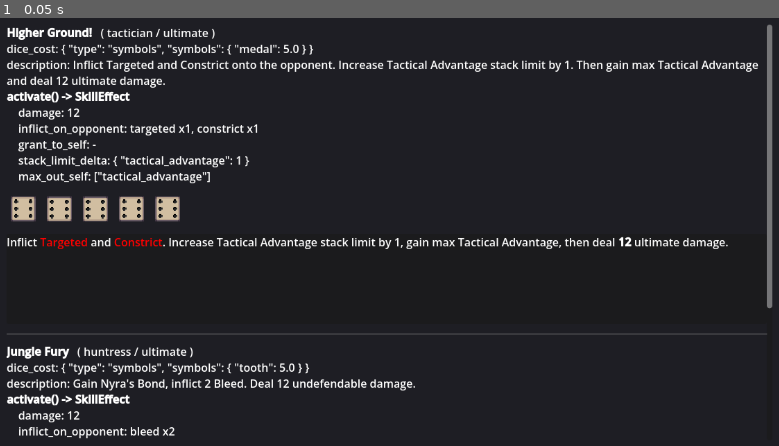
Above: before the commit, frame 1.
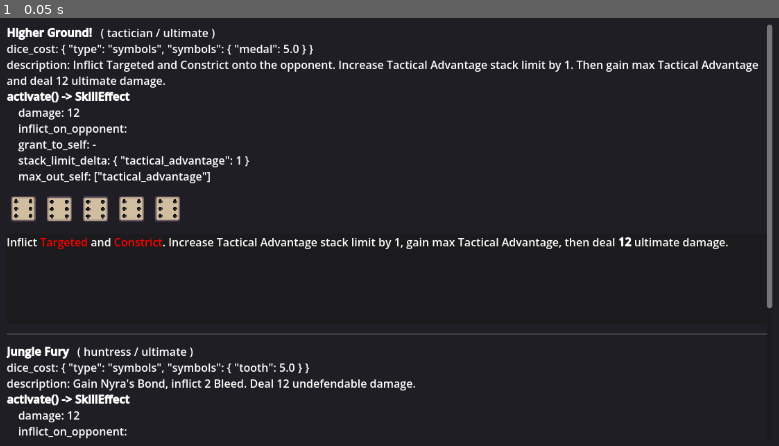
Above: after the commit, the same moment.

Repository: DucPham1512/SummerGame
Game: Godot game, scene res://test/skill_test.tscn
The game is run twice, just before and just after one commit, with the same random seed, the same clock (stepped at 60 frames per second) and the same inputs. This scene is started directly instead of the project's main scene.
Inputs:
- Up to frame 1 (0.05 s): no input

The runs differ from the first frame. In frame 1, 0.2% of the frame differs, in the area x 16-33%, y 24-98%.
Error after the commit: Invalid access to property or key 'status_id' on a base object of type 'RefCounted (StatusEffect)'. (res://test/skill_test.gd:69)

Commit message:
Rename event handler from CardContext to BoardContext

Diff:
--- a/scenes/match/components/cards/card_context.gd
+++ b/scenes/match/board_context.gd
@@ -1,17 +1,20 @@
-class_name CardContext
+class_name BoardContext
 extends RefCounted
 
-# Placeholder for the game's "rules API": the authoritative board verbs a card's
-# resolve() composes. The real implementation lands with the Board / battle-phase
-# system; card_test uses a mock that overrides these to log calls.
+# Placeholder for the game's "rules API": the authoritative board verbs that
+# cards' resolve(), status effects' spend()/phase hooks, and the SkillEffect
+# resolver all compose. The real implementation lands with the Board /
+# battle-phase system; the test scenes use mocks that override these to log
+# calls.
 #
-# Scoped to a single card play — it knows the caster. Verbs default to the caster
-# unless a target is given. All mutation, RNG (roll_die) and networked choices
-# (choose_*) funnel through here so resolution stays authoritative and
-# deterministic. Each verb warns until the real Board implements it, so an
-# unimplemented verb is loud rather than silent.
+# Scoped to a single resolution — it knows the caster (the player whose card /
+# skill / status is resolving). Verbs default to the caster unless a target is
+# given. All mutation, RNG (roll_die) and networked choices (choose_*) funnel
+# through here so resolution stays authoritative and deterministic. Each verb
+# warns until the real Board implements it, so an unimplemented verb is loud
+# rather than silent.
 
-var caster       # the player resolving the card
+var caster       # the player whose card / skill / status is resolving
 var opponent     # convenience reference
 
 
@@ -33,6 +36,9 @@
 func transfer_status(status_id: String, from_player, to_player) -> void:
 	_todo("transfer_status(%s, %s -> %s)" % [status_id, from_player, to_player])
 
+func halve_incoming_damage(target = null) -> void:
+	_todo("halve_incoming_damage(%s)" % target)
+
 func reroll_die(die) -> void:
 	_todo("reroll_die(%s)" % die)
 
@@ -49,4 +55,4 @@
 
 
 func _todo(call_desc: String) -> void:
-	push_warning("CardContext.%s not implemented (placeholder)" % call_desc)
+	push_warning("BoardContext.%s not implemented (placeholder)" % call_desc)
--- a/scenes/match/components/cards/common/double_up.gd
+++ b/scenes/match/components/cards/common/double_up.gd
@@ -8,5 +8,5 @@
 	card_id = "double_up"
 
 
-func resolve(ctx: CardContext) -> void:
+func resolve(ctx: BoardContext) -> void:
 	ctx.draw_cards(2)
--- a/scenes/match/components/cards/common/getting_paid.gd
+++ b/scenes/match/components/cards/common/getting_paid.gd
@@ -8,5 +8,5 @@
 	card_id = "getting_paid"
 
 
-func resolve(ctx: CardContext) -> void:
+func resolve(ctx: BoardContext) -> void:
 	ctx.gain_cp(2)
--- a/test/card_test.gd
+++ b/test/card_test.gd
@@ -11,9 +11,9 @@
 @onready var content: VBoxContainer = $Scroll/Content
 
 
-# Mock CardContext that records the verbs a card calls, so we can validate
+# Mock BoardContext that records the verbs a card calls, so we can validate
 # resolution without the real Board. Override more verbs as cards use them.
-class LoggingContext extends CardContext:
+class LoggingContext extends BoardContext:
 	var log: Array[String] = []
 
 	func gain_cp(amount: int) -> void:
--- a/test/skill_test.gd
+++ b/test/skill_test.gd
@@ -66,5 +66,5 @@
 		return "-"
 	var parts: Array[String] = []
 	for s in arr:
-		parts.append("%s x%d" % [s.id, s.stacks])
+		parts.append("%s x%d" % [s.status_id, s.stacks])
 	return ", ".join(parts)
Renamed: scenes/match/components/cards/card_context.gd.uid -> scenes/match/board_context.gd.uid
